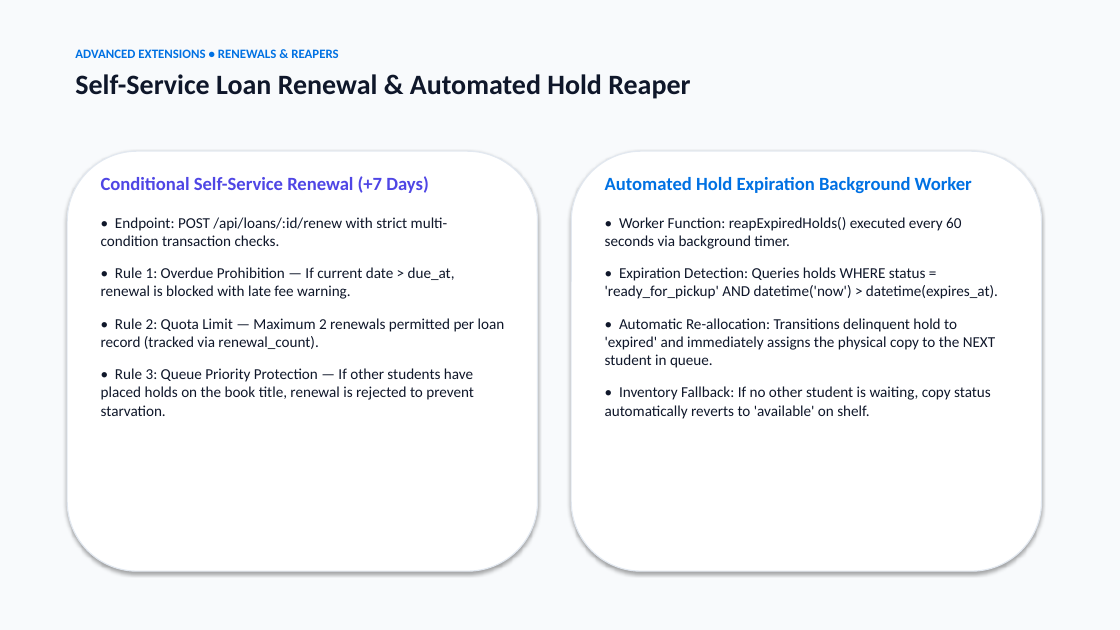
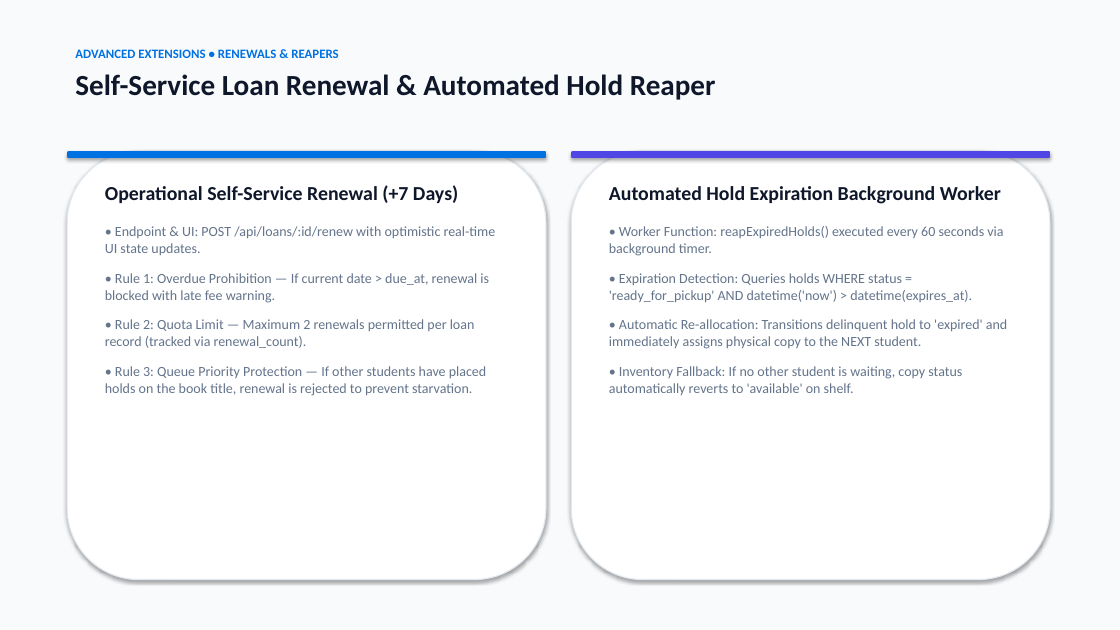
Before and after one commit to themellowhost/library-lending-system, a slide deck: slide 7 of Library_Lending_System_Presentation.pptx. Drawn at 1120x630 pixels with LibreOffice and Linux fonts; fonts in the diff are those of the drawing. Boxes give left, top, right and bottom in pixels: in the first picture for what was removed or moved away, otherwise in the second. Text is boxed around its words. In the diff, an @@ line names an element or a change of style, - is before the commit and + after.

Commit message:
docs: Update presentation deck to include open-access e-reader, RBAC role views, federated OAuth, and renewal engine

```diff
--- a/Library_Lending_System_Presentation.pptx
+++ b/Library_Lending_System_Presentation.pptx
@@ text at [75, 74, 716, 100]: size 24 to 25 pt in "Self-Service Loan Renewal & Automated Hold Reaper" @@
@@ rounded rectangle: place and size @@
-rounded rectangle at [67, 151, 538, 571]
+rounded rectangle at [67, 151, 546, 580]
@@ rounded rectangle added at [67, 151, 546, 158], fill #0071E3 @@
@@ text "Operational Self-Service Renewal (+7 Days)": place and size @@
-text "Operational Self-Service Renewal (+7 Days)" at [101, 176, 505, 416]
+text "Operational Self-Service Renewal (+7 Days)" at [105, 185, 496, 396]
@@ rounded rectangle: place and size @@
-rounded rectangle at [571, 151, 1042, 571]
+rounded rectangle at [571, 151, 1050, 580]
@@ rounded rectangle added at [571, 151, 1050, 158], fill #4F46E5 @@
@@ text "Automated Hold Expiration Background Worker": place and size @@
-text "Automated Hold Expiration Background Worker" at [605, 177, 998, 419]
+text "Automated Hold Expiration Background Worker" at [609, 186, 1007, 395]
@@ text at [105, 185, 496, 255]: text changed; size 13 to 12 pt; text colour #0F172A to #64748B @@
-Conditional Self-Service Renewal (+7 Days)
-• Endpoint: POST /api/loans/:id/renew with strict multi-condition transaction checks.
+Operational Self-Service Renewal (+7 Days)
+• Endpoint & UI: POST /api/loans/:id/renew with optimistic real-time UI state updates.
@@ text at [609, 186, 1003, 395]: size 16 to 17 pt, text colour #0071E3 to #0F172A in "Automated Hold Expiration Background Worker"; size 13 to 12 pt, text colour #0F172A to #64748B in "• Worker Function: reapExpiredHolds() executed every 60 ...", "• Expiration Detection: Queries holds WHERE status ...", "• Inventory Fallback: If no other student ..."; less space between paragraphs @@
@@ text at [105, 273, 489, 396]: size 13 to 12 pt, text colour #0F172A to #64748B in "• Rule 1: Overdue Prohibition — If ...", "• Rule 2: Quota Limit — Maximum ...", "• Rule 3: Queue Priority Protection — ..."; less space between paragraphs @@
@@ text at [609, 319, 1007, 349]: text changed; size 13 to 12 pt; text colour #0F172A to #64748B @@
-• Automatic Re-allocation: Transitions delinquent hold to 'expired' and immediately assigns the physical copy to the NEXT student in queue.
+• Automatic Re-allocation: Transitions delinquent hold to 'expired' and immediately assigns physical copy to the NEXT student.
```
Also in this commit, not shown: 7 other slides changed, 2 slides added, 2 slides removed, 1 other file.
